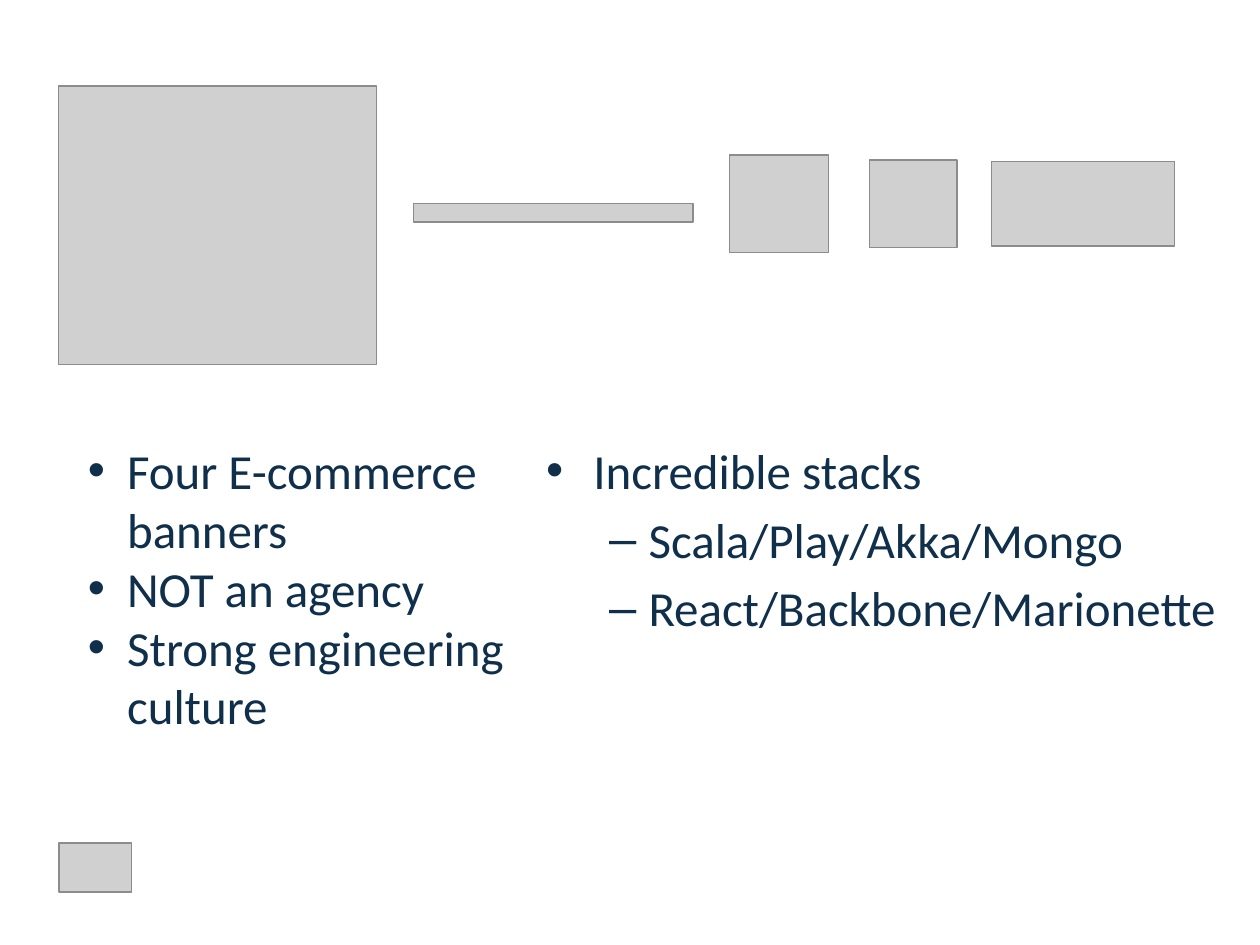
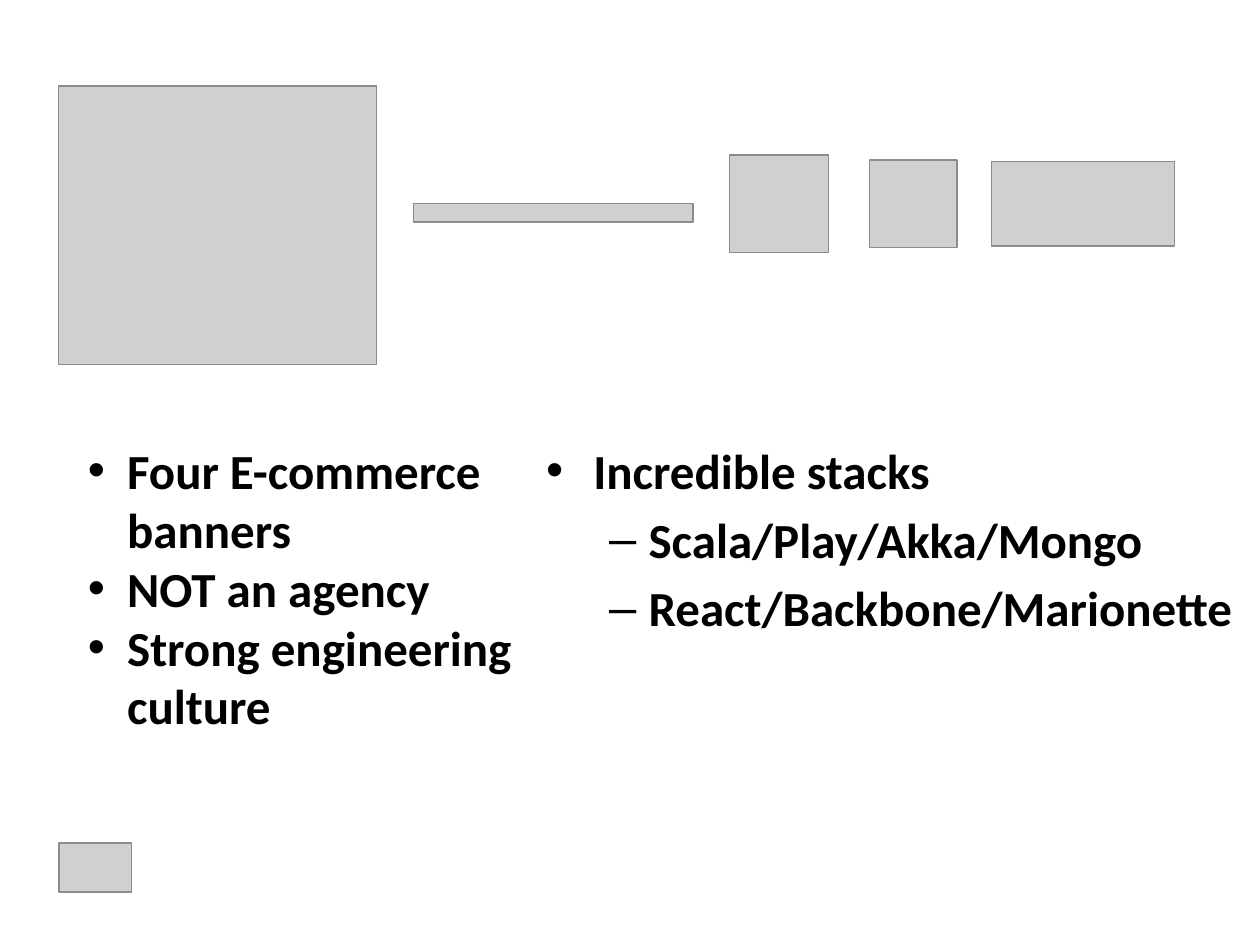
Before and after one commit to dspeele/react-vs-shared-state-inventory, a slide deck: slide 3 of React Vs Shared State Deck.pptx. Drawn at 1260x945 pixels with LibreOffice and Linux fonts; fonts in the diff are those of the drawing; grey boxes stand for pictures. Boxes give left, top, right and bottom in pixels: in the first picture for what was removed or moved away, otherwise in the second. Text is boxed around its words. In the diff, an @@ line names an element or a change of style, - is before the commit and + after.

```diff
--- a/React Vs Shared State Deck.pptx
+++ b/React Vs Shared State Deck.pptx
@@ text "Four E-commerce banners" at [127,457,512,725]: text colour #102F4B to #000000, bold on @@
@@ text "Incredible stacks" at [593,454,1233,629]: text colour #102F4B to #000000, bold on @@
```
Also in this commit, not shown: 15 other slides changed.
